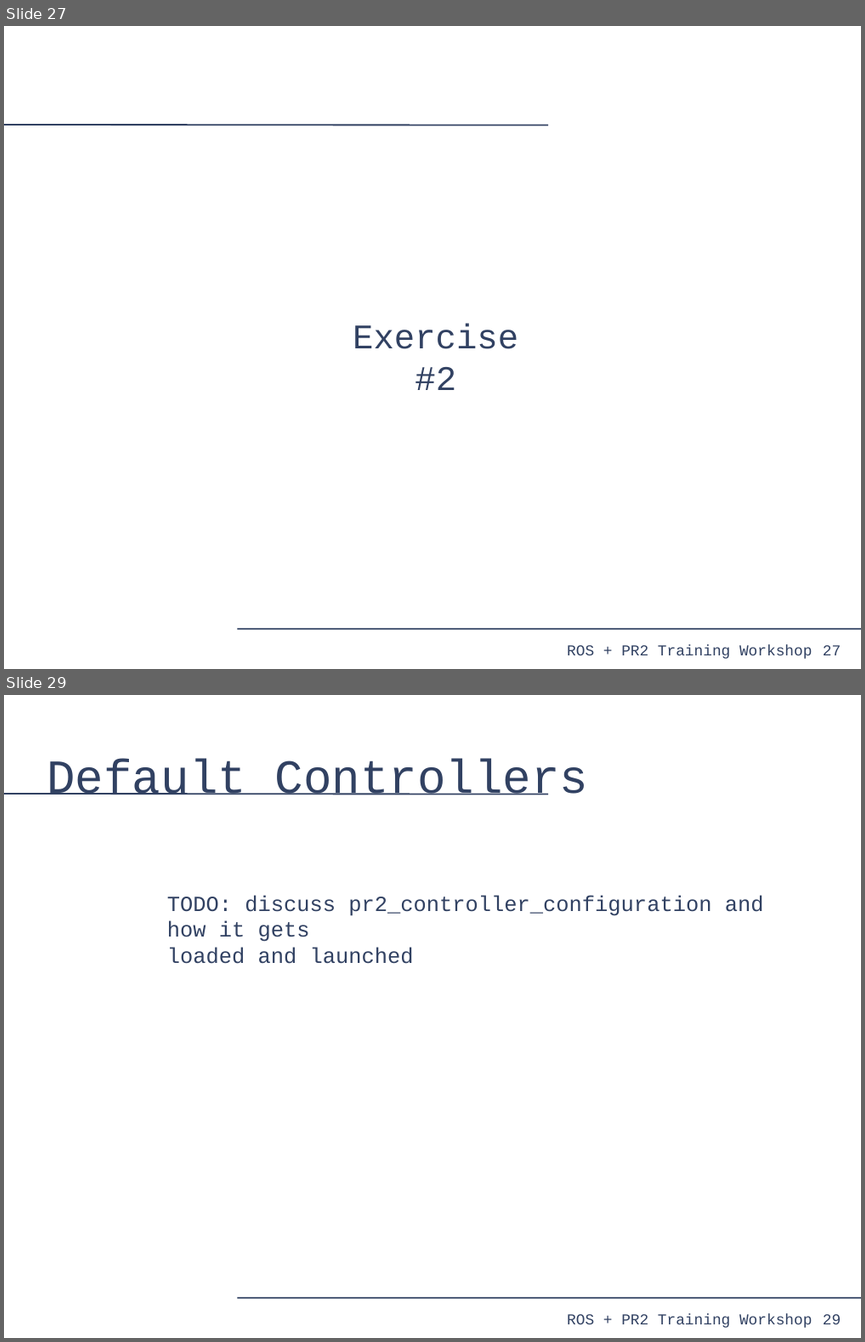
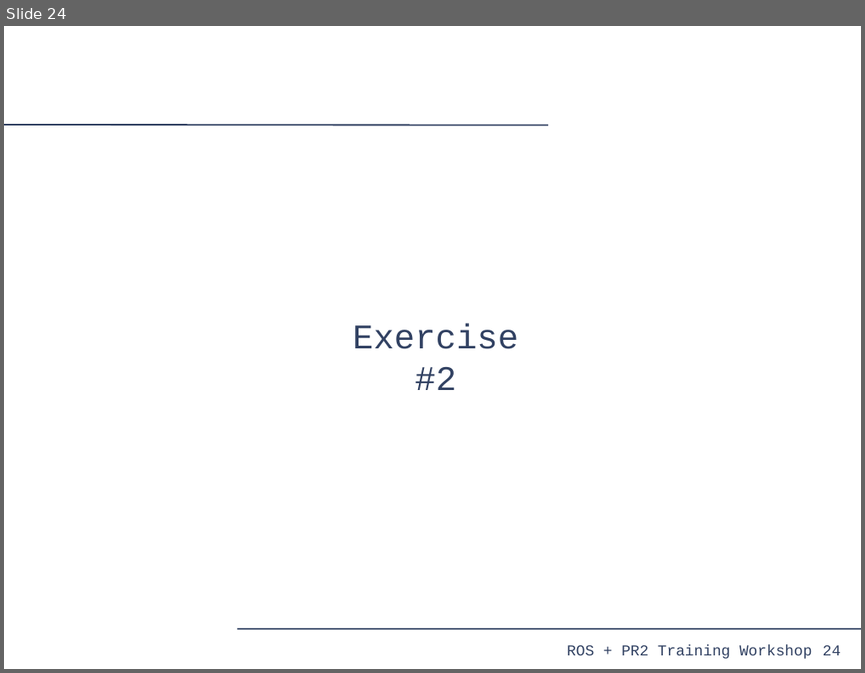
Before and after one commit to PR2/pr2_docs, a slide deck: pr2_training_workshop/moving_mechanism/slides.odp. Shown one above the other, each under a label of ours: slides 27 and 29 before the commit, slide 24 after it; the slides between them are not shown. The pictures are 865x1342 and 865x673 pixels, drawn with LibreOffice and Linux fonts; fonts in the diff are those of the drawing. Boxes give left, top, right and bottom in pixels: in the first picture for what was removed or moved away, otherwise in the second. Text is boxed around its words. In the diff, an @@ line names an element or a change of style, - is before the commit and + after.

```diff
--- a/pr2_training_workshop/moving_mechanism/slides.odp
+++ b/pr2_training_workshop/moving_mechanism/slides.odp
@@ slide 29 removed at [4, 695, 861, 1338], background #FFFFFF; not listed: 4 template elements that a slide beside it also shows @@
@@ title removed at [46, 759, 589, 795] @@
-Default Controllers
@@ text removed at [167, 895, 764, 964] @@
-TODO: discuss pr2_controller_configuration and how it gets
-loaded and launched
@@ what was slide 27 is now slide 24 @@
@@ page number at [823, 645, 840, 655]: text changed @@
-27
+24
```
Also in this commit, not shown: 1 slide added, 5 other slides removed.
